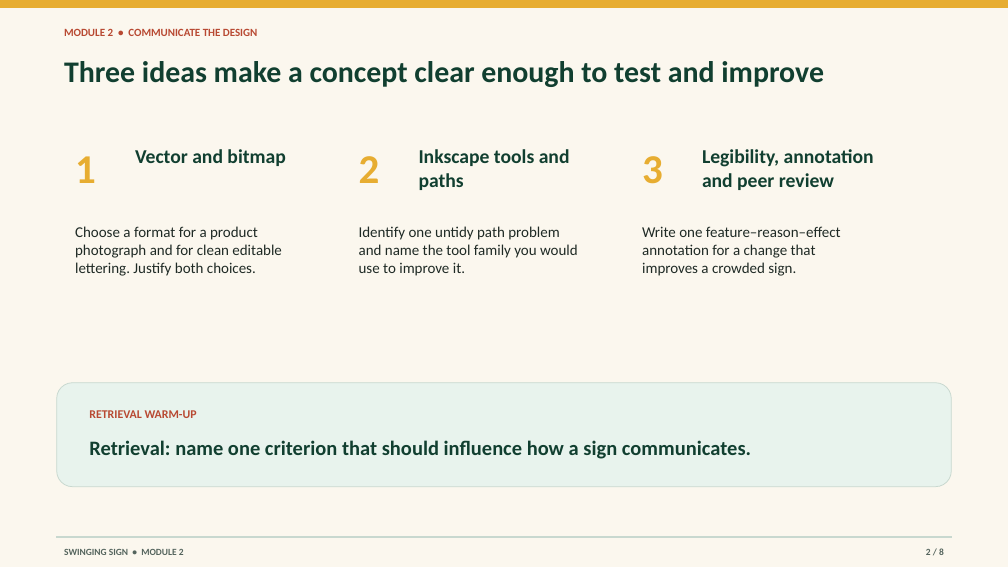
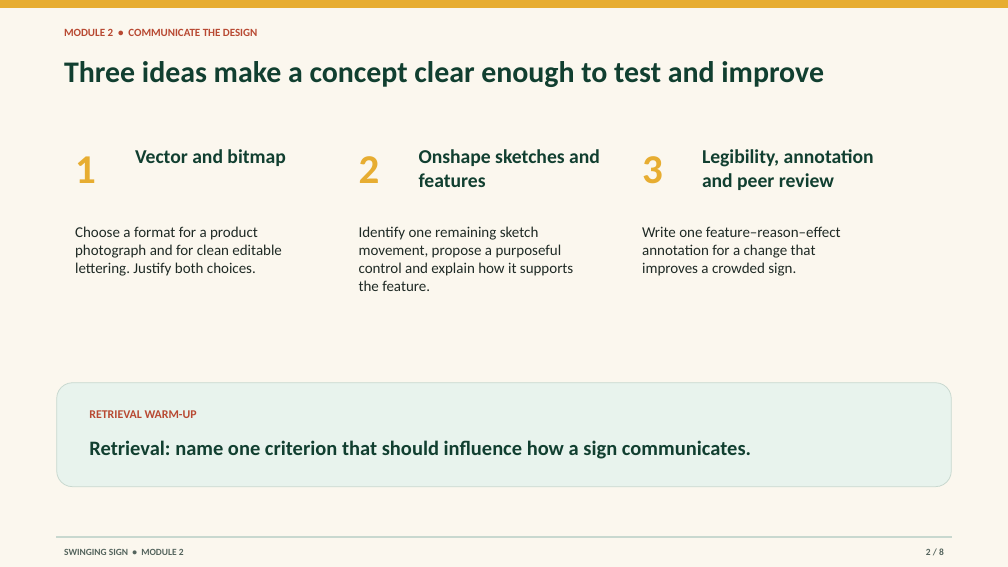
Before and after one commit to TAS-LearningHub/Swinging-Sign, a slide deck: slide 2 of resources/presentations/Swinging-Sign-Module-02-communicate-the-design.pptx. Drawn at 1008x567 pixels with LibreOffice and Linux fonts; fonts in the diff are those of the drawing. Boxes give left, top, right and bottom in pixels: in the first picture for what was removed or moved away, otherwise in the second. Text is boxed around its words. In the diff, an @@ line names an element or a change of style, - is before the commit and + after.

Commit message:
Replace hero and adopt Onshape workflow

```diff
--- a/resources/presentations/Swinging-Sign-Module-02-communicate-the-design.pptx
+++ b/resources/presentations/Swinging-Sign-Module-02-communicate-the-design.pptx
@@ text at <box>419,149,600,187</box>: text changed @@
-Inkscape tools and paths
+Onshape sketches and features
@@ text at <box>359,226,573,291</box>: text changed @@
-Identify one untidy path problem and name the tool family you would use to improve it.
+Identify one remaining sketch movement, propose a purposeful control and explain how it supports the feature.
```
Also in this commit, not shown: 4 other slides changed, 28 other files.
